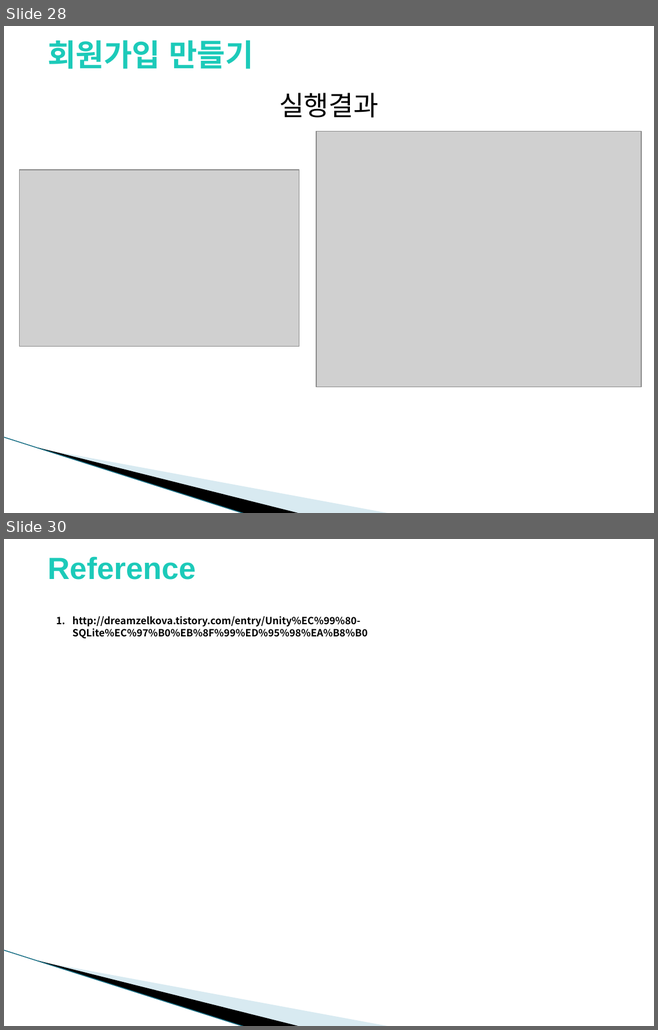
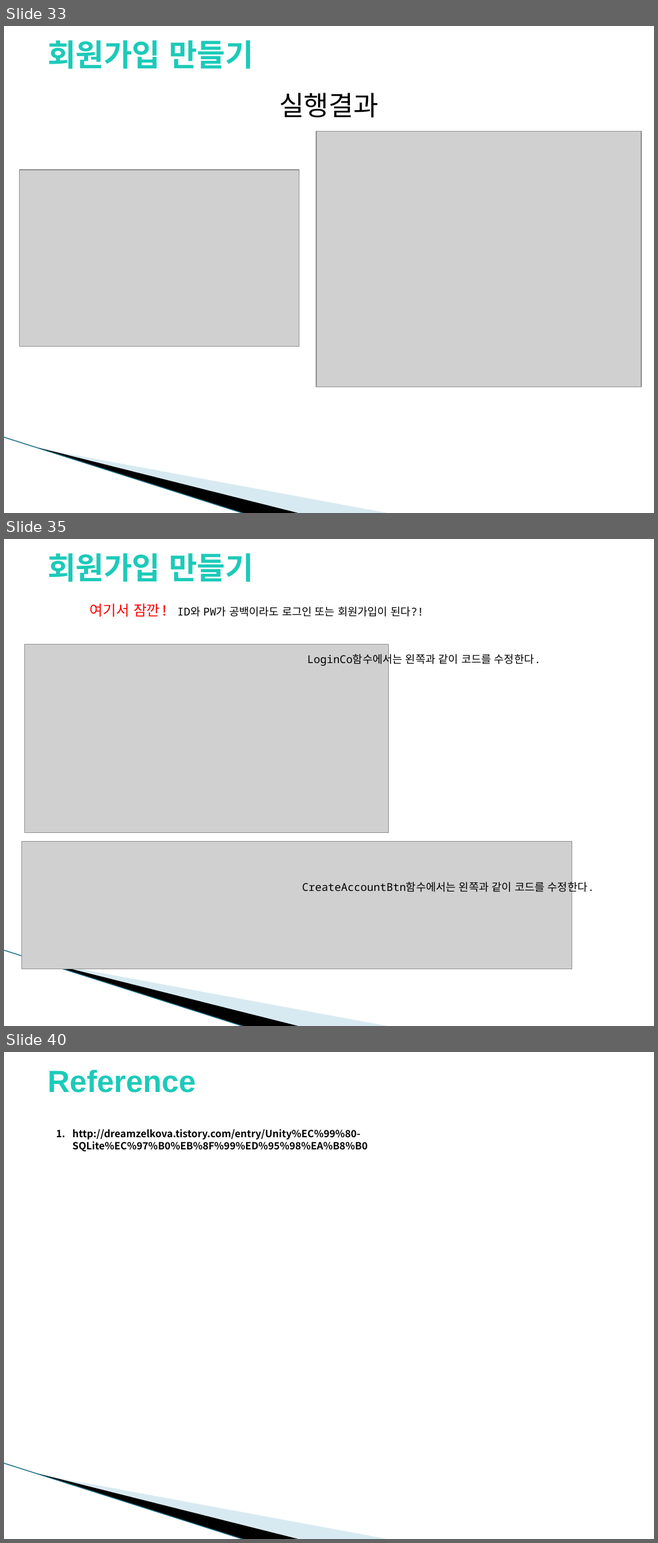
Before and after one commit to YounSJ/Unity_SQLite, a slide deck: Unity_SQLite.pptx. Shown one above the other, each under a label of ours: slides 28 and 30 before the commit, slides 33, 35 and 40 after it; the slides between them are not shown. The pictures are 658x1030 and 658x1543 pixels, drawn with LibreOffice and Linux fonts; fonts in the diff are those of the drawing; grey boxes stand for pictures; background and template pictures are left out. Boxes give left, top, right and bottom in pixels: in the first picture for what was removed or moved away, otherwise in the second. Text is boxed around its words. In the diff, an @@ line names an element or a change of style, - is before the commit and + after.

```diff
--- a/Unity_SQLite.pptx
+++ b/Unity_SQLite.pptx
@@ slide 35 added at (4,539,654,1026), background picture (left out); not listed: 3 template elements that a slide beside it also shows @@
@@ text added at (48,553,253,582), 34 pt, text #1CCAB9, bold @@
+회원가입 만들기
@@ text added at (90,603,423,617), 12 pt, text #000000 @@
+여기서 잠깐! ID와 PW가 공백이라도 로그인 또는 회원가입이 된다?!
@@ picture added at (24,644,388,832) @@
@@ text added at (307,653,540,667), 12 pt, text #000000 @@
+LoginCo함수에서는 왼쪽과 같이 코드를 수정한다.
@@ picture added at (22,842,572,970) @@
@@ text added at (302,880,594,895), 12 pt, text #000000 @@
+CreateAccountBtn함수에서는 왼쪽과 같이 코드를 수정한다.
@@ what was slide 28 is now slide 33 @@
@@ what was slide 30 is now slide 40 @@
```
Also in this commit, not shown: 10 slides changed, 9 other slides added, 1 other file.
